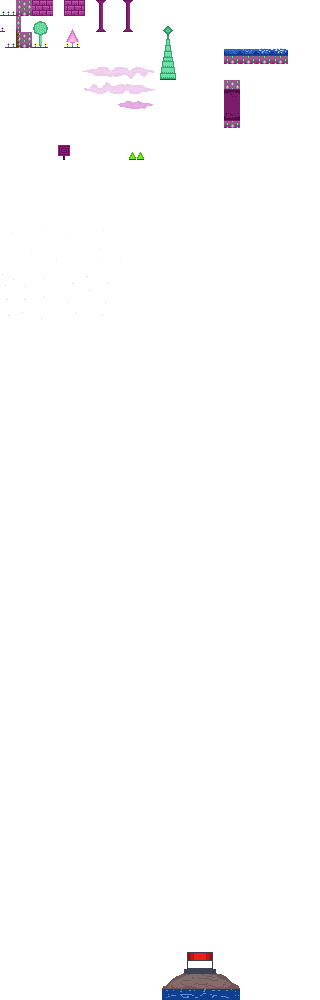
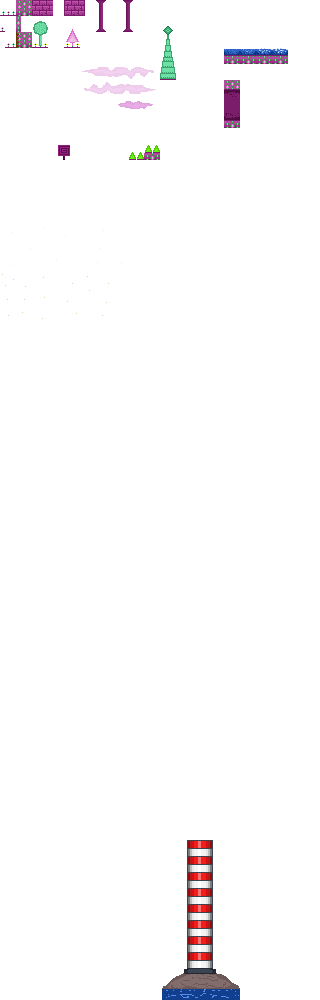
Layers edited between the first and the second (320, 1000) image:
painted on "tilesheet.png" over 144, 145, 216, 974
